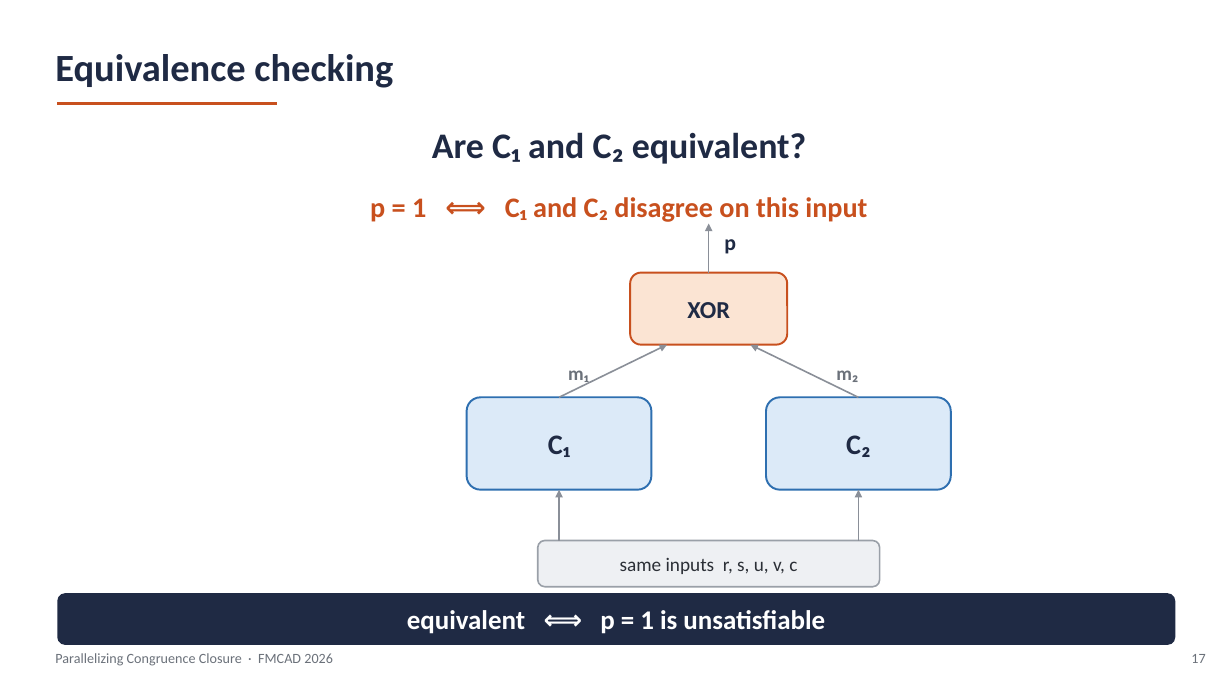
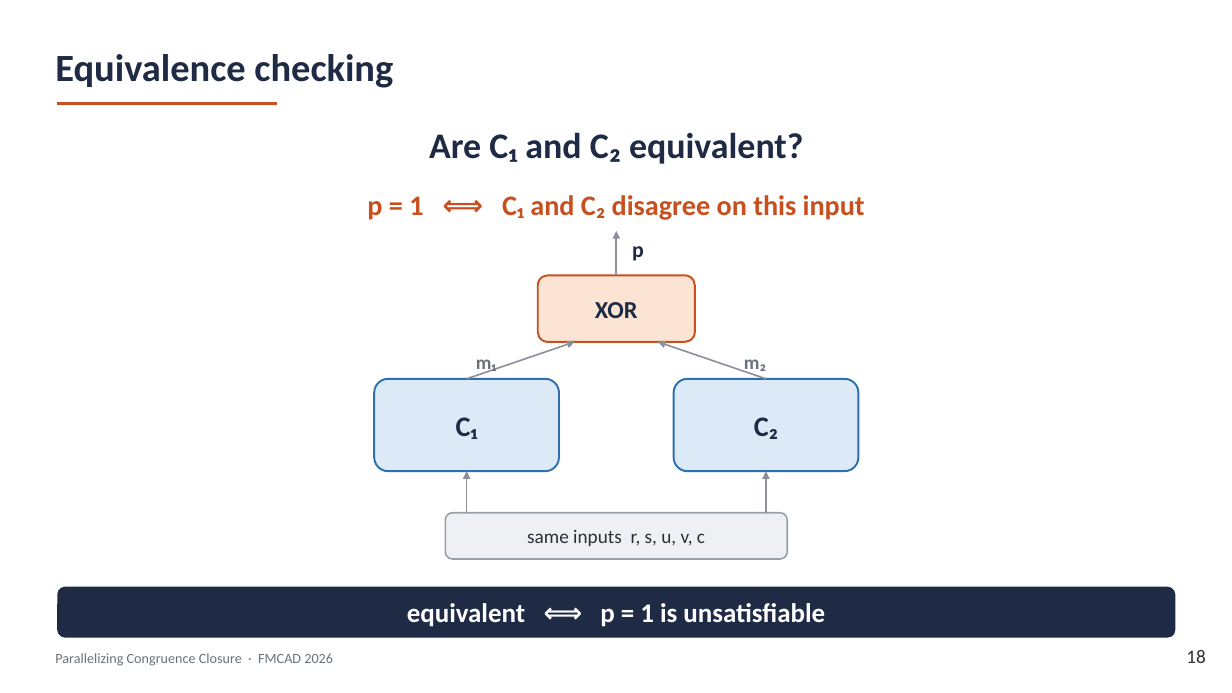
Before and after one commit to amarshah1/parallelcc-paper, a slide deck: slide 18 of slides/parallelcc-part1.pptx (slide 17 before the commit). Drawn at 1232x693 pixels with LibreOffice and Linux fonts; fonts in the diff are those of the drawing. Boxes give left, top, right and bottom in pixels: in the first picture for what was removed or moved away, otherwise in the second. Text is boxed around its words. In the diff, an @@ line names an element or a change of style, - is before the commit and + after.

```diff
--- a/slides/parallelcc-part1.pptx
+++ b/slides/parallelcc-part1.pptx
@@ arrow moved from (709, 273) - (709, 224) to (616, 275) - (616, 231) @@
@@ text "p" moved from (x1=724, y1=239, x2=736, y2=254) to (x1=632, y1=246, x2=644, y2=261) @@
@@ rounded rectangle "XOR" resized from (x1=630, y1=273, x2=787, y2=345) to (x1=538, y1=275, x2=695, y2=342) @@
@@ arrow moved from (559, 397) - (667, 345) to (467, 379) - (575, 342) @@
@@ text "m₁" moved from (x1=568, y1=370, x2=588, y2=385) to (x1=476, y1=359, x2=496, y2=374) @@
@@ arrow moved from (859, 397) - (750, 345) to (766, 379) - (658, 342) @@
@@ text "m₂" moved from (x1=836, y1=370, x2=858, y2=382) to (x1=744, y1=359, x2=766, y2=374) @@
@@ rounded rectangle "C₁" moved from (x1=467, y1=397, x2=652, y2=490) to (x1=374, y1=379, x2=559, y2=471) @@
@@ rounded rectangle "C₂" moved from (x1=766, y1=397, x2=951, y2=490) to (x1=674, y1=379, x2=859, y2=471) @@
@@ arrow moved from (559, 541) - (559, 490) to (467, 513) - (467, 471) @@
@@ arrow moved from (859, 541) - (859, 490) to (766, 513) - (766, 471) @@
@@ rounded rectangle "same inputs r, s, u, ..." moved from (x1=538, y1=541, x2=880, y2=587) to (x1=445, y1=513, x2=787, y2=559) @@
@@ rounded rectangle "equivalent ⟺ p = 1 ..." moved from (x1=57, y1=593, x2=1176, y2=645) to (x1=57, y1=587, x2=1176, y2=638) @@
@@ text at (x1=1186, y1=650, x2=1205, y2=663): text changed; size 11 to 15 pt; text colour #6B717A to #2B2F36 @@
-17
+18
```
Also in this commit, not shown: 43 other slides changed, 4 slides added, 2 slides removed, 1 other file.
